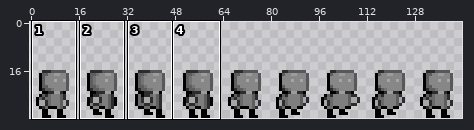
Sprite sheet -- Assets/Objects/Character/Sprites/Hero.png. Above, an overview of the earlier version with the close-up marked.
Close-up. As it was:
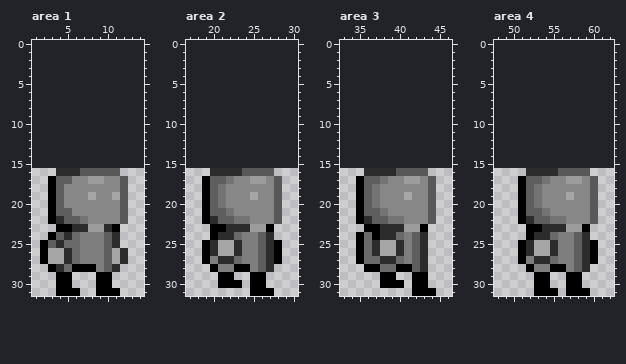
The file is 144x16 pixels. Colours within 5 levels of each other are drawn and written as one. Shown: area 1: x 1..14, y 0..31; area 2: x 17..30, y 0..31; area 3: x 33..46, y 0..31; area 4: x 48..62, y 0..31. The old version is drawn lined up with the new one, on the new canvas. The commit also changed other parts of the picture, which this record leaves out.
The result:
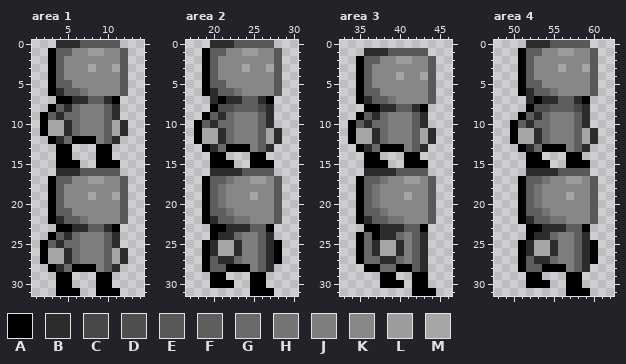
Palette (. is transparent): A #000000  B #2c2c2c  C #484848  D #4e4e4e  E #585858  F #5e5e5e  G #6a6a6a  H #747474  J #7e7e7e  K #878787  L #9c9c9c  M #a6a6a6
Difference:
canvas 144x16 -> 144x32, the old top-left corner now at 0,16
Area 1:
y 0: x 4..11 ........ -> BBBEEEEE
y 1: x 3..12 .......... -> AFFKKLLKKE
y 2: x 3..12 .......... -> AFKKKKKKKE
y 3: x 3..12 .......... -> AFKKKMKKME
y 4: x 3..12 .......... -> AFKKKKKKKE
y 5: x 3..12 .......... -> AFFKKKKKKE
y 6: x 3..12 .......... -> ABFFHKKKKE
y 7: x 4..11 ........ -> AABBFFBA
y 8: x 3..11 ......... -> AFBGJJJFB
y 9: x 2..11 .......... -> AFBGGJJJFB
y 10..11: x 2..12 ........... -> AMMBGJJJFMB
y 12: x 3..11 ......... -> ABGAAAJFB
y 13..14: x 4..5 .. -> AA; x 9..10 .. -> AA
y 15: x 4..6 ... -> AAA; x 9..11 ... -> AAA
y 23: x 8..9 LL -> FF
Area 2:
y 0: x 20..27 ........ -> BBBEEEEE
y 1: x 19..28 .......... -> AFFKKLLKKE
y 2: x 19..28 .......... -> AFKKKKKKKE
y 3: x 19..28 .......... -> AFKKKMKKME
y 4: x 19..28 .......... -> AFKKKKKKKE
y 5: x 19..28 .......... -> AFFKKKKKKE
y 6: x 19..28 .......... -> ABFFHKKKKE
y 7: x 20..27 ........ -> BABBFFBA
y 8: x 20..27 ........ -> ADDFFFCB
y 9: x 19..27 ......... -> AFBGJJJFB
y 10: x 18..27 .......... -> AFBGGJJJFB
y 11..12: x 18..28 ........... -> AMMBGJJJFMB
y 13: x 19..27 ......... -> ABGAAAJFB
y 14: x 20..21 .. -> AA; x 25..26 .. -> AA
y 15: x 20..22 ... -> AAA; x 25..27 ... -> AAA
y 23: x 25..26 LL -> FF
y 27: x 20 J -> F
y 28: x 19..22 .AJJ -> AFFA
y 29: x 20 . -> A; x 22 A -> .
y 30: x 20 . -> A; x 23 A -> .
Area 3:
y 1: x 36..43 ........ -> BBBEEEEE
y 2: x 35..44 .......... -> AFFKKLLKKE
y 3: x 35..44 .......... -> AFKKKKKKKE
y 4: x 35..44 .......... -> AFKKKMKKME
y 5: x 35..44 .......... -> AFKKKKKKKE
y 6: x 35..44 .......... -> AFFKKKKKKE
y 7: x 35..44 .......... -> ABFFHKKKKE
y 8: x 36..43 ........ -> AABBFFBA
y 9: x 35..43 ......... -> AFBGJJJFB
y 10: x 34..43 .......... -> AFBGGJJJFB
y 11..12: x 34..44 ........... -> AMMBGJJJFMB
y 13: x 35..43 ......... -> ABGAAAJFB
y 14: x 36..37 .. -> AA; x 41..42 .. -> AA
y 15: x 36..38 ... -> AAA; x 41..43 ... -> AAA
y 23: x 41..42 LL -> FF
Area 4:
y 0: x 52..59 ........ -> BBBEEEEE
y 1: x 51..60 .......... -> AFFKKLLKKE
y 2: x 51..60 .......... -> AFKKKKKKKE
y 3: x 51..60 .......... -> AFKKKMKKME
y 4: x 51..60 .......... -> AFKKKKKKKE
y 5: x 51..60 .......... -> AFFKKKKKKE
y 6: x 51..60 .......... -> ABFFHKKKKE
y 7: x 52..59 ........ -> BABBFFBA
y 8: x 52..59 ........ -> ADDFFFCB
y 9: x 51..59 ......... -> AFBGJJJFB
y 10: x 50..59 .......... -> AFBGGJJJFB
y 11..12: x 50..60 ........... -> AMMBGJJJFMB
y 13: x 51..59 ......... -> ABGAAAJFB
y 14: x 52..53 .. -> AA; x 57..58 .. -> AA
y 15: x 52..54 ... -> AAA; x 57..59 ... -> AAA
y 23: x 57..58 LL -> FF
y 27: x 52 J -> F
y 28: x 51..54 .AJJ -> AFFA
y 29: x 52 . -> A; x 54 A -> .
y 30: x 52 . -> A
y 31: x 53..55 AAA -> ...
